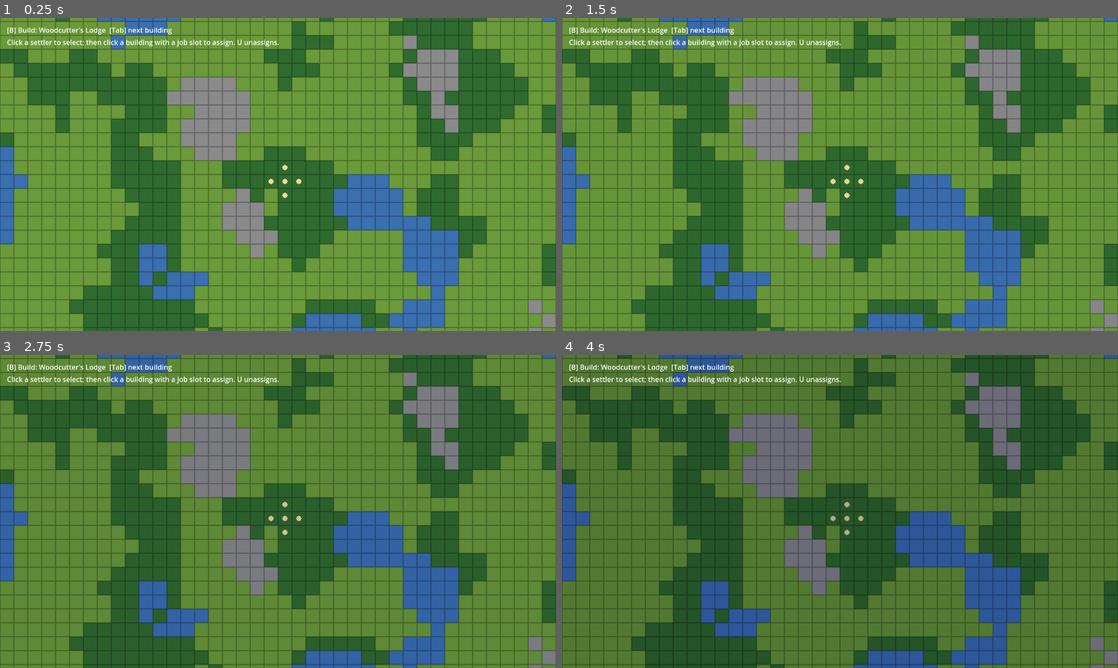
Above: before the commit, frames 1-4 (two rows, left to right).
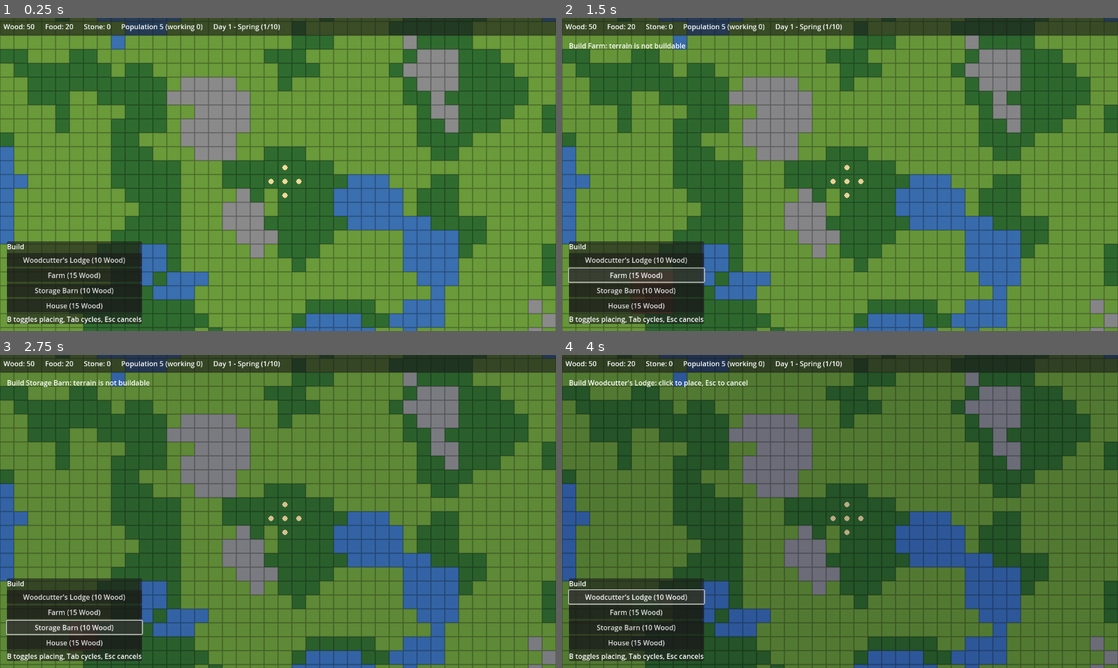
Above: after the commit, the same moments.

Repository: GrindelfP/KingdomYouth
Game: Godot game, scene res://scenes/world/world.tscn
Same seed, same stepped clock (60 frames per second), same inputs: the game is played once before the commit and once after it.
Inputs (mouse positions are in pixels of both pictures, inside the frame that each line leads up to):
- Up to frame 1 (0.25 s): no input
- Up to frame 2 (1.5 s): click (634, 259) at 0.5 s, where only the run after the commit has a clickable "Woodcutter's Lodge (10 Wood)"; click (634, 274) at 1.25 s, where only the run after the commit has a clickable "Farm (15 Wood)"
- Up to frame 3 (2.75 s): click (72, 627) at 2 s, where only the run after the commit has a clickable "Storage Barn (10 Wood)"
- Up to frame 4 (4 s): click (634, 642) at 2.75 s, where only the run after the commit has a clickable "House (15 Wood)"; click (634, 596) at 3.5 s, where only the run after the commit has a clickable "Woodcutter's Lodge (10 Wood)"

The runs differ from the first frame. In frame 1, 12% of the frame differs, in the area x 0-100%, y 0-98%; in frame 2, 13%; in frame 3, 13%; in frame 4, 12%.

Commit message:
[FEATURE] add HUD: resource bar, time, build menu, info panel, and toasts
Co-Authored-By: Claude Haiku 5.5 <noreply@anthropic.com>

Diff:
--- a/project.godot
+++ b/project.godot
@@ -52,11 +52,6 @@
 "events": [Object(InputEventMouseButton,"resource_local_to_scene":false,"resource_name":"","device":-1,"window_id":0,"a …(252 unchanged characters)…
 ]
 }
-unassign_settler={
-"deadzone": 0.5,
-"events": [Object(InputEventKey,"resource_local_to_scene":false,"resource_name":"","device":-1,"window_id":0,"alt_pressed":false,"shift_pressed":false,"ctrl_pressed":false,"meta_pressed":false,"pressed":false,"keycode":0,"physical_keycode":85,"key_label":0,"unicode":0,"location":0,"echo":false,"script":null)
-]
-}
 camera_pan_left={
 "deadzone": 0.5,
 "events": [Object(InputEventKey,"resource_local_to_scene":false,"resource_name":"","device":-1,"window_id":0,"alt_press …(190 unchanged characters)…
--- a/scenes/world/world.tscn
+++ b/scenes/world/world.tscn
@@ -8,6 +8,7 @@
 [ext_resource type="Script" uid="uid://p3if71kbp2t3" path="res://scripts/entities/settler_manager.gd" id="6_settlers"]
 [ext_resource type="Script" uid="uid://cy32elsnru8ud" path="res://scripts/world/job_controller.gd" id="7_jobs"]
 [ext_resource type="Script" path="res://scripts/world/day_night_tint.gd" id="8_daynight"]
+[ext_resource type="Script" path="res://scripts/ui/hud.gd" id="9_hud"]
 
 [node name="World" type="Node2D"]
 script = ExtResource("1_grid")
@@ -34,15 +35,4 @@
 script = ExtResource("7_jobs")
 
 [node name="UI" type="CanvasLayer" parent="."]
-
-[node name="Feedback" type="Label" parent="UI"]
-offset_left = 16.0
-offset_top = 16.0
-offset_right = 800.0
-offset_bottom = 42.0
-
-[node name="Status" type="Label" parent="UI"]
-offset_left = 16.0
-offset_top = 44.0
-offset_right = 800.0
-offset_bottom = 70.0
+script = ExtResource("9_hud")
--- a/scripts/autoload/resource_stockpile.gd
+++ b/scripts/autoload/resource_stockpile.gd
@@ -4,6 +4,7 @@
 
 enum Type { WOOD, FOOD, STONE }
 
+const TYPE_NAMES := ["Wood", "Food", "Stone"]
 const STARTING_AMOUNTS := {
 	Type.WOOD: 50,
 	Type.FOOD: 20,
--- a/scripts/buildings/build_controller.gd
+++ b/scripts/buildings/build_controller.gd
@@ -1,5 +1,8 @@
 class_name BuildController
 extends Node2D
+
+signal hint_changed(text: String)
+signal construction_completed(building: Building)
 
 const VALID_COLOR := Color(0.3, 0.9, 0.3, 0.4)
 const INVALID_COLOR := Color(0.9, 0.2, 0.2, 0.4)
@@ -11,7 +14,6 @@
 	load("res://resources/buildings/house.tres"),
 ]
 var _world: WorldGrid
-var _feedback: Label
 var _placing := false
 var _selected := 0
 var _hover := Vector2i.ZERO
@@ -19,14 +21,13 @@
 
 func _ready() -> void:
 	_world = get_parent()
-	_feedback = get_node("../UI/Feedback")
 
 
 func _process(_delta: float) -> void:
 	if _placing:
 		_hover = _world.world_to_grid(get_global_mouse_position())
 	queue_redraw()
-	_update_feedback()
+	_update_hint()
 
 
 func _unhandled_input(event: InputEvent) -> void:
@@ -44,6 +45,15 @@
 
 func is_placing() -> bool:
 	return _placing
+
+
+func select_building(index: int) -> void:
+	_selected = index
+	_placing = true
+
+
+func cancel_placement() -> void:
+	_placing = false
 
 
 func selected_def() -> BuildingDef:
@@ -77,20 +87,46 @@
 	return true
 
 
+func add_building(def: BuildingDef, origin: Vector2i) -> Building:
+	_world.set_occupied(def.get_cells(origin), true)
+	var building := Building.new()
+	add_child(building)
+	building.setup(_world, def, origin)
+	return building
+
+
+func add_construction_site(def: BuildingDef, origin: Vector2i, progress: float) -> ConstructionSite:
+	_world.set_occupied(def.get_cells(origin), true)
+	var site := ConstructionSite.new()
+	add_child(site)
+	site.setup(_world, def, origin)
+	site.progress = progress
+	site.completed.connect(_on_site_completed)
+	return site
+
+
+func clear_buildings() -> void:
+	for child in get_children():
+		remove_child(child)
+		child.free()
+	_world.clear_occupancy()
+
+
 func _on_site_completed(site: ConstructionSite) -> void:
 	var building := Building.new()
 	add_child(building)
 	building.setup(_world, site.def, site.origin)
 	site.queue_free()
+	construction_completed.emit(building)
 
 
-func _update_feedback() -> void:
+func _update_hint() -> void:
 	var def := selected_def()
 	if not _placing:
-		_feedback.text = "[B] Build: %s  [Tab] next building" % def.display_name
+		hint_changed.emit("")
 		return
 	var reason := get_placement_error(def, _hover)
-	_feedback.text = "Build %s: %s" % [def.display_name, reason if reason != "" else "click to place, Esc to cancel"]
+	hint_changed.emit("Build %s: %s" % [def.display_name, reason if reason != "" else "click to place, Esc to cancel"])
 
 
 func _draw() -> void:
--- a/scripts/buildings/construction_site.gd
+++ b/scripts/buildings/construction_site.gd
@@ -9,7 +9,7 @@
 
 var def: BuildingDef
 var origin: Vector2i
-var _progress := 0.0
+var progress := 0.0
 var _size: Vector2
 
 
@@ -21,14 +21,14 @@
 
 
 func _process(delta: float) -> void:
-	_progress += delta
+	progress += delta
 	queue_redraw()
-	if _progress >= def.build_time:
+	if progress >= def.build_time:
 		set_process(false)
 		completed.emit(self)
 
 
 func _draw() -> void:
 	draw_rect(Rect2(Vector2.ZERO, _size), SITE_COLOR)
-	var ratio := clampf(_progress / def.build_time, 0.0, 1.0)
+	var ratio := clampf(progress / def.build_time, 0.0, 1.0)
 	draw_rect(Rect2(Vector2.ZERO, Vector2(_size.x * ratio, PROGRESS_HEIGHT)), PROGRESS_COLOR)
--- a/scripts/entities/settler.gd
+++ b/scripts/entities/settler.gd
@@ -15,6 +15,7 @@
 var needs: Needs
 var worker: Worker
 var home: Building
+var display_id := 0
 var _last_cell := Vector2i.ZERO
 var _destination := Vector2i.ZERO
 var _path: Array[Vector2i] = []
--- a/scripts/entities/settler_manager.gd
+++ b/scripts/entities/settler_manager.gd
@@ -2,6 +2,8 @@
 extends Node2D
 
 signal population_changed(count: int)
+signal settler_born(settler: Settler)
+signal settler_died(settler: Settler)
 
 const STARTING_SETTLER_COUNT := 5
 const POPULATION_TICK := 1.0
@@ -15,6 +17,7 @@
 var _pathfinder: GridPathfinder
 var _buildings: Node2D
 var _tick_accumulator := 0.0
+var _next_display_id := 1
 
 
 func _ready() -> void:
@@ -32,7 +35,15 @@
 
 
 func population() -> int:
-	return _living().size()
+	return living_settlers().size()
+
+
+func employed_count() -> int:
+	var count := 0
+	for settler in living_settlers():
+		if settler.worker.building != null:
+			count += 1
+	return count
 
 
 func _spawn_starting_settlers() -> void:
@@ -51,6 +62,8 @@
 
 func _spawn_settler(grid_pos: Vector2i) -> Settler:
 	var settler := Settler.new()
+	settler.display_id = _next_display_id
+	_next_display_id += 1
 	add_child(settler)
 	settler.setup(_world, _pathfinder, grid_pos)
 	settler.needs.died.connect(_on_settler_died.bind(settler))
@@ -76,7 +89,7 @@
 
 
 func _assign_homeless() -> void:
-	for settler in _living():
+	for settler in living_settlers():
 		if settler.home == null:
 			var house := _house_with_room()
 			if house:
@@ -104,17 +117,20 @@
 		if cells.is_empty():
 			continue
 		house.birth_cooldown = BIRTH_COOLDOWN
-		_spawn_settler(cells[0]).assign_home(house)
+		var newborn := _spawn_settler(cells[0])
+		newborn.assign_home(house)
+		settler_born.emit(newborn)
 
 
 func _on_settler_died(settler: Settler) -> void:
 	settler.worker.unassign()
 	settler.unassign_home()
 	settler.queue_free()
+	settler_died.emit(settler)
 	population_changed.emit(population())
 
 
-func _living() -> Array[Settler]:
+func living_settlers() -> Array[Settler]:
 	var settlers: Array[Settler] = []
 	for child in get_children():
 		if child is Settler and not child.is_queued_for_deletion():
--- a/scripts/entities/worker.gd
+++ b/scripts/entities/worker.gd
@@ -36,6 +36,14 @@
 	if building:
 		building.workers.erase(_settler)
 	building = null
+
+
+func is_paused() -> bool:
+	return _paused
+
+
+func get_state_name() -> String:
+	return State.keys()[_state].capitalize()
 
 
 func pause() -> void:
--- /dev/null
+++ b/scripts/ui/building_menu.gd
@@ -0,0 +1,28 @@
+class_name BuildingMenu
+extends PanelContainer
+
+
+func setup(build: BuildController) -> void:
+	var column := VBoxContainer.new()
+	add_child(column)
+	var title := Label.new()
+	title.text = "Build"
+	column.add_child(title)
+	for index in build.building_defs.size():
+		var def := build.building_defs[index]
+		var button := Button.new()
+		button.text = "%s (%s)" % [def.display_name, _cost_text(def.cost)]
+		button.pressed.connect(build.select_building.bind(index))
+		column.add_child(button)
+	var help := Label.new()
+	help.text = "B toggles placing, Tab cycles, Esc cancels"
+	column.add_child(help)
+
+
+static func _cost_text(cost: Dictionary) -> String:
+	if cost.is_empty():
+		return "free"
+	var parts := PackedStringArray()
+	for type in cost:
+		parts.append("%d %s" % [cost[type], ResourceStockpile.TYPE_NAMES[type]])
+	return ", ".join(parts)
--- /dev/null
+++ b/scripts/ui/hud.gd
@@ -0,0 +1,140 @@
+class_name Hud
+extends CanvasLayer
+
+const TOAST_SECONDS := 6.0
+const MAX_TOASTS := 5
+const SEASON_MESSAGES := [
+	"Spring has come. Farms are productive again.",
+	"Summer. Farms are at their best.",
+	"Autumn. Stock up before winter.",
+	"Winter. Farms rest and unheated settlers grow cold.",
+]
+
+var _build: BuildController
+var _jobs: JobController
+var _settlers: SettlerManager
+var _resource_labels: Array[Label] = []
+var _time_label: Label
+var _population_label: Label
+var _hint_label: Label
+var _toasts: VBoxContainer
+
+
+func _ready() -> void:
+	_build = get_parent().get_node("Buildings")
+	_jobs = get_parent().get_node("Jobs")
+	_settlers = get_parent().get_node("Settlers")
+
+	var root := Control.new()
+	root.set_anchors_preset(Control.PRESET_FULL_RECT)
+	root.mouse_filter = Control.MOUSE_FILTER_IGNORE
+	add_child(root)
+
+	root.add_child(_build_top_bar())
+	_hint_label = _make_label()
+	_hint_label.position = Vector2(16, 52)
+	root.add_child(_hint_label)
+
+	_toasts = VBoxContainer.new()
+	_toasts.set_anchors_preset(Control.PRESET_TOP_RIGHT)
+	_toasts.offset_left = -360
+	_toasts.offset_right = -16
+	_toasts.offset_top = 52
+	_toasts.mouse_filter = Control.MOUSE_FILTER_IGNORE
+	root.add_child(_toasts)
+
+	var menu := BuildingMenu.new()
+	menu.set_anchors_preset(Control.PRESET_BOTTOM_LEFT)
+	menu.grow_vertical = Control.GROW_DIRECTION_BEGIN
+	menu.offset_left = 16
+	menu.offset_bottom = -16
+	root.add_child(menu)
+	menu.setup(_build)
+
+	var info := InfoPanel.new()
+	info.set_anchors_preset(Control.PRESET_CENTER_RIGHT)
+	info.grow_horizontal = Control.GROW_DIRECTION_BEGIN
+	info.grow_vertical = Control.GROW_DIRECTION_BOTH
+	info.offset_right = -16
+	root.add_child(info)
+	info.setup(_jobs, _settlers, _build)
+
+	ResourceStockpile.resource_changed.connect(_on_resource_changed)
+	for type in ResourceStockpile.Type.values():
+		_on_resource_changed(type, ResourceStockpile.get_amount(type))
+	_build.hint_changed.connect(func(text: String) -> void: _hint_label.text = text)
+	_build.construction_completed.connect(_on_construction_completed)
+	_settlers.settler_born.connect(_on_settler_born)
+	_settlers.settler_died.connect(_on_settler_died)
+	TimeManager.season_changed.connect(_on_season_changed)
+
+
+func _process(_delta: float) -> void:
+	_time_label.text = "Day %d - %s (%d/%d)" % [
+		TimeManager.day, TimeManager.get_season_name(), TimeManager.get_day_in_season(), TimeManager.DAYS_PER_SEASON,
+	]
+	_population_label.text = "Population %d (working %d)" % [_settlers.population(), _settlers.employed_count()]
+
+
+func add_toast(text: String) -> void:
+	var label := _make_label()
+	label.text = text
+	label.autowrap_mode = TextServer.AUTOWRAP_WORD
+	label.custom_minimum_size = Vector2(340, 0)
+	_toasts.add_child(label)
+	while _toasts.get_child_count() > MAX_TOASTS:
+		var oldest := _toasts.get_child(0)
+		_toasts.remove_child(oldest)
+		oldest.queue_free()
+	get_tree().create_timer(TOAST_SECONDS).timeout.connect(func() -> void:
+		if is_instance_valid(label):
+			label.queue_free()
+	)
+
+
+func _build_top_bar() -> PanelContainer:
+	var bar := PanelContainer.new()
+	bar.set_anchors_preset(Control.PRESET_TOP_WIDE)
+	bar.offset_bottom = 40
+	var margin := MarginContainer.new()
+	for side in ["margin_left", "margin_right", "margin_top", "margin_bottom"]:
+		margin.add_theme_constant_override(side, 8)
+	bar.add_child(margin)
+	var row := HBoxContainer.new()
+	row.add_theme_constant_override("separation", 24)
+	margin.add_child(row)
+	for type in ResourceStockpile.Type.values():
+		var label := _make_label()
+		_resource_labels.append(label)
+		row.add_child(label)
+	_population_label = _make_label()
+	row.add_child(_population_label)
+	_time_label = _make_label()
+	row.add_child(_time_label)
+	return bar
+
+
+func _make_label() -> Label:
+	var label := Label.new()
+	label.mouse_filter = Control.MOUSE_FILTER_IGNORE
+	return label
+
+
+func _on_resource_changed(type: int, new_amount: int) -> void:
+	_resource_labels[type].text = "%s: %d" % [ResourceStockpile.TYPE_NAMES[type], new_amount]
+
+
+func _on_construction_completed(building: Building) -> void:
+	add_toast("Construction complete: %s." % building.def.display_name)
+
+
+func _on_settler_born(settler: Settler) -> void:
+	add_toast("Settler %d was born." % settler.display_id)
+
+
+func _on_settler_died(settler: Settler) -> void:
+	add_toast("Settler %d has died." % settler.display_id)
+
+
+func _on_season_changed(season: int) -> void:
+	add_toast("%s. %s" % [TimeManager.SEASON_NAMES[season], SEASON_MESSAGES[season]])
--- /dev/null
+++ b/scripts/ui/info_panel.gd
@@ -0,0 +1,133 @@
+class_name InfoPanel
+extends PanelContainer
+
+const REFRESH_SECONDS := 0.5
+const PANEL_WIDTH := 280.0
+
+var _jobs: JobController
+var _settlers: SettlerManager
+var _build: BuildController
+var _content: VBoxContainer
+var _refresh_left := 0.0
+
+
+func setup(jobs: JobController, settlers: SettlerManager, build: BuildController) -> void:
+	_jobs = jobs
+	_settlers = settlers
+	_build = build
+	custom_minimum_size = Vector2(PANEL_WIDTH, 0)
+	_content = VBoxContainer.new()
+	add_child(_content)
+	jobs.selection_changed.connect(_rebuild)
+	visible = false
+
+
+func _process(delta: float) -> void:
+	_refresh_left -= delta
+	if _refresh_left <= 0.0:
+		_refresh_left = REFRESH_SECONDS
+		_rebuild()
+
+
+func _rebuild() -> void:
+	for child in _content.get_children():
+		_content.remove_child(child)
+		child.queue_free()
+	var settler := _jobs.get_selected_settler()
+	var building := _jobs.get_selected_building()
+	visible = settler != null or building != null
+	if settler:
+		_build_settler_view(settler)
+	elif building:
+		_build_building_view(building)
+
+
+func _build_settler_view(settler: Settler) -> void:
+	_add_title("Settler %d" % settler.display_id)
+	var job := "none"
+	if settler.worker.building:
+		job = "%s, %s" % [settler.worker.building.def.display_name, settler.worker.get_state_name()]
+		if settler.worker.is_paused():
+			job += " (paused)"
+	_add_line("Job: " + job)
+	var home := "none (exposed)"
+	if settler.home:
+		home = "%s at %s" % [settler.home.def.display_name, settler.home.origin]
+	_add_line("Home: " + home)
+	_add_bar("Hunger", settler.needs.hunger)
+	_add_bar("Rest", settler.needs.rest)
+	_add_bar("Warmth", settler.needs.warmth)
+	_add_bar("Health", settler.needs.health)
+	if settler.worker.building:
+		_add_button("Unassign job", func() -> void: settler.worker.unassign())
+	_add_button("Close", _jobs.clear_selection)
+
+
+func _build_building_view(building: Building) -> void:
+	_add_title(building.def.display_name)
+	var job := building.def.job
+	if job:
+		_add_line("Workers %d / %d" % [building.workers.size(), job.slots])
+		for worker_settler in building.workers:
+			_add_row("Settler %d" % worker_settler.display_id, "Remove", func() -> void: worker_settler.worker.unassign())
+		if building.has_free_job_slot():
+			var idle := 0
+			for settler in _settlers.living_settlers():
+				if settler.worker.building == null:
+					idle += 1
+					_add_row("Settler %d (idle)" % settler.display_id, "Assign", func() -> void: settler.worker.assign(building))
+			if idle == 0:
+				_add_line("No idle settlers.")
+	if building.def.housing_capacity > 0:
+		_add_line("Residents %d / %d" % [building.residents.size(), building.def.housing_capacity])
+		_add_line("Heating: " + ("on" if building.is_heated() else "off"))
+	_add_button("Close", _jobs.clear_selection)
+
+
+func _add_title(text: String) -> void:
+	var label := Label.new()
+	label.text = text
+	_content.add_child(label)
+
+
+func _add_line(text: String) -> void:
+	var label := Label.new()
+	label.text = text
+	label.autowrap_mode = TextServer.AUTOWRAP_WORD
+	_content.add_child(label)
+
+
+func _add_bar(text: String, value: float) -> void:
+	var row := HBoxContainer.new()
+	var label := Label.new()
+	label.text = "%s %d" % [text, roundi(value)]
+	label.custom_minimum_size = Vector2(110, 0)
+	row.add_child(label)
+	var bar := ProgressBar.new()
+	bar.min_value = 0.0
+	bar.max_value = 100.0
+	bar.value = value
+	bar.show_percentage = false
+	bar.size_flags_horizontal = Control.SIZE_EXPAND_FILL
+	row.add_child(bar)
+	_content.add_child(row)
+
+
+func _add_button(text: String, action: Callable) -> void:
+	var button := Button.new()
+	button.text = text
+	button.pressed.connect(action)
+	_content.add_child(button)
+
+
+func _add_row(text: String, button_text: String, action: Callable) -> void:
+	var row := HBoxContainer.new()
+	var label := Label.new()
+	label.text = text
+	label.size_flags_horizontal = Control.SIZE_EXPAND_FILL
+	row.add_child(label)
+	var button := Button.new()
+	button.text = button_text
+	button.pressed.connect(action)
+	row.add_child(button)
+	_content.add_child(row)
--- a/scripts/world/job_controller.gd
+++ b/scripts/world/job_controller.gd
@@ -1,26 +1,35 @@
 class_name JobController
 extends Node
+
+signal selection_changed
 
 const PICK_RADIUS := 12.0
 
 var _world: WorldGrid
 var _buildings: BuildController
 var _settlers: SettlerManager
-var _selected: Settler
-var _status: Label
+var _selected_settler: Settler
+var _selected_building: Building
 
 
 func _ready() -> void:
 	_world = get_parent()
 	_buildings = get_parent().get_node("Buildings")
 	_settlers = get_parent().get_node("Settlers")
-	_status = get_node("../UI/Status")
 
 
-func _process(_delta: float) -> void:
-	if not is_instance_valid(_selected):
-		_selected = null
-	_status.text = _describe_selection()
+func get_selected_settler() -> Settler:
+	return _selected_settler if is_instance_valid(_selected_settler) else null
+
+
+func get_selected_building() -> Building:
+	return _selected_building if is_instance_valid(_selected_building) else null
+
+
+func clear_selection() -> void:
+	_selected_settler = null
+	_selected_building = null
+	selection_changed.emit()
 
 
 func _unhandled_input(event: InputEvent) -> void:
@@ -28,26 +37,28 @@
 		return
 	if event.is_action_pressed("select_or_assign"):
 		_click(_world.get_global_mouse_position())
-	elif event.is_action_pressed("unassign_settler") and _selected:
-		_selected.worker.unassign()
 	elif event.is_action_pressed("cancel_build"):
-		_selected = null
+		clear_selection()
 
 
 func _click(world_pos: Vector2) -> void:
 	var settler := _settler_at(world_pos)
 	if settler:
-		_selected = settler
-		return
-	if _selected == null:
+		_selected_settler = settler
+		_selected_building = null
+		selection_changed.emit()
 		return
 	var building := _building_at(_world.world_to_grid(world_pos))
 	if building:
-		_selected.worker.assign(building)
+		_selected_building = building
+		_selected_settler = null
+		selection_changed.emit()
+		return
+	clear_selection()
 
 
 func _settler_at(world_pos: Vector2) -> Settler:
-	for settler in _settlers.get_children():
+	for settler in _settlers.living_settlers():
 		if settler.global_position.distance_to(world_pos) <= PICK_RADIUS:
 			return settler
 	return null
@@ -58,14 +69,3 @@
 		if child is Building and child.occupies(grid_pos):
 			return child
 	return null
-
-
-func _describe_selection() -> String:
-	if _selected == null:
-		return "Click a settler to select; then click a building with a job slot to assign. U unassigns."
-	var job := "none"
-	if _selected.worker.building:
-		job = _selected.worker.building.def.display_name
-	return "Settler: hunger %d  rest %d  health %d  job: %s" % [
-		_selected.needs.hunger, _selected.needs.rest, _selected.needs.health, job,
-	]
--- a/scripts/world/world_grid.gd
+++ b/scripts/world/world_grid.gd
@@ -51,6 +51,13 @@
 
 func is_occupied(grid_pos: Vector2i) -> bool:
 	return _occupied.has(grid_pos)
+
+
+func clear_occupancy() -> void:
+	var previous := _occupied.keys()
+	_occupied.clear()
+	for grid_pos in previous:
+		walkability_changed.emit(grid_pos)
 
 
 func set_occupied(grid_positions: Array[Vector2i], occupied: bool) -> void:
Not shown: 1 places in scenes/world/world.tscn that only renumber resources
Not shown, added: scripts/ui/building_menu.gd.uid
Not shown, added: scripts/ui/hud.gd.uid
Not shown, added: scripts/ui/info_panel.gd.uid
Not shown, changed: docs/tickets/0012-hud-ui.md
